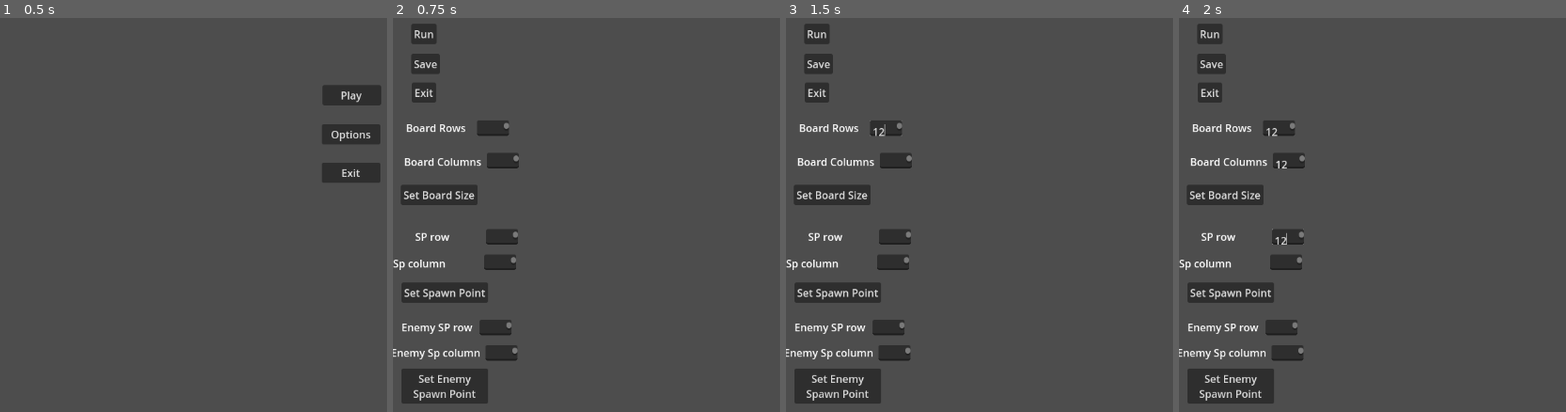
Above: before the commit, frames 1-4 (left to right).
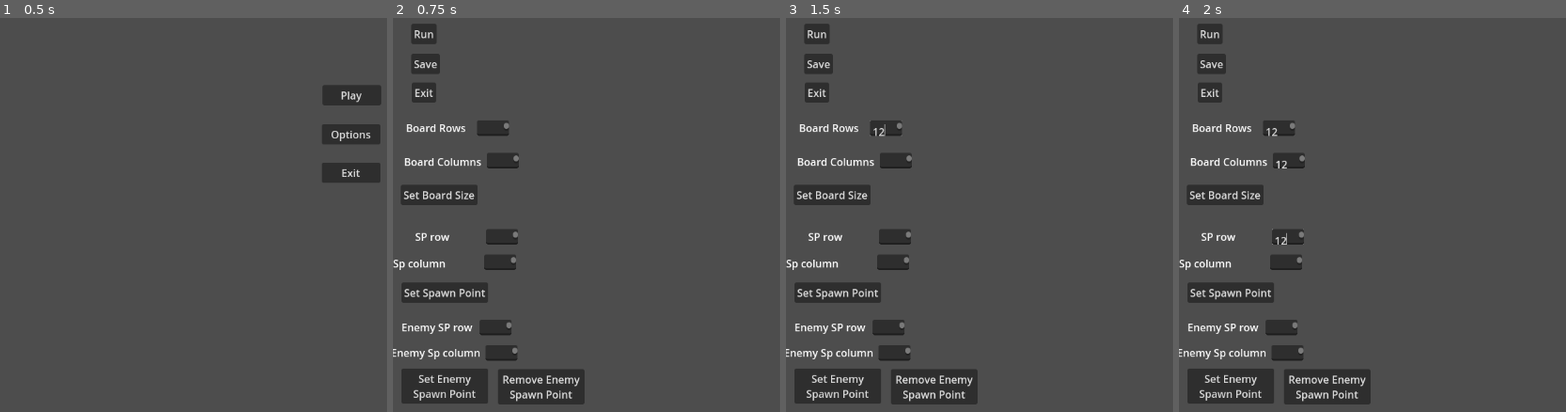
Above: after the commit, the same moments.

Repository: Killfreek/Rats
Game: Godot game, scene res://Levels/StartMenu.tscn
The game is run twice, just before and just after one commit, with the same random seed, the same clock (stepped at 60 frames per second) and the same inputs.
Inputs (mouse positions are in pixels of both pictures, inside the frame that each line leads up to):
- Up to frame 1 (0.5 s): no input
- Up to frame 2 (0.75 s): click "Play" at 0.5 s
- Up to frame 3 (1.5 s): click (886, 128) at 1.27 s; type "12" at 1.35 s
- Up to frame 4 (2 s): click (1287, 159) at 1.5 s; type "12" at 1.58 s; click (1287, 238) at 1.73 s; type "12" at 1.82 s

Frame 1 is identical in both runs. In frame 2, 1.8% of the frame differs, in the area x 27-50%, y 89-99%; in frame 3, 1.8%; in frame 4, 1.8%.

Commit message:
can now remove enemy spawn locations on level maker

Diff:
--- a/GUIScripts/LevelEditorMenu.gd
+++ b/GUIScripts/LevelEditorMenu.gd
@@ -64,4 +64,19 @@
 
 	var result = levelAssembler.setEnemySpawnPoint(rowSPPoint, columnSPPoint);
 	if 	!result[0]:
-		errorLabelNode.text = result[1]; # Replace with function body.
+		errorLabelNode.text = result[1];
+
+
+func _on_remove_enemy_spawn_point_btn_pressed():
+	var errorLabelNode = get_node("SetEnemySpawnPoints/PlaceEnemySpawnPointLbl");
+	errorLabelNode.text = "";
+
+	var rowSPPointNode = get_node("SetEnemySpawnPoints/PlaceEnemySpawnPointRowsTxt");
+	var colSPPointNode = get_node("SetEnemySpawnPoints/PlaceEnemySpawnPointColumnsTxt");
+
+	var rowSPPoint = rowSPPointNode.text.to_int() - 1;
+	var columnSPPoint = colSPPointNode.text.to_int() - 1;
+
+	var result = levelAssembler.removeEnemySpawnPoint(rowSPPoint, columnSPPoint);
+	if 	!result[0]:
+		errorLabelNode.text = result[1];
--- a/Levels/UI/LevelEditorUI.tscn
+++ b/Levels/UI/LevelEditorUI.tscn
@@ -190,9 +190,19 @@
 offset_right = 226.0
 offset_bottom = 578.0
 
+[node name="RemoveEnemySpawnPointBtn2" type="Button" parent="SetEnemySpawnPoints"]
+offset_left = 161.0
+offset_top = 539.0
+offset_right = 294.0
+offset_bottom = 593.0
+text = "Remove Enemy
+Spawn Point
+"
+
 [connection signal="pressed" from="ExitBtn" to="." method="_on_exit_btn_pressed"]
 [connection signal="pressed" from="RunBtn" to="." method="_on_run_btn_pressed"]
 [connection signal="pressed" from="SaveBtn" to="." method="_on_save_btn_pressed"]
 [connection signal="pressed" from="BoardGameDimensions/SetBoardSizeBtn" to="." method="_on_set_board_size_btn_pressed"]
 [connection signal="pressed" from="SetSpawnPoint/PlaceSpawnPointBtn" to="." method="_on_place_spawn_point_btn_pressed"]
 [connection signal="pressed" from="SetEnemySpawnPoints/PlaceEnemySpawnPointBtn" to="." method="_on_place_enemy_spawn_point_btn_pressed"]
+[connection signal="pressed" from="SetEnemySpawnPoints/RemoveEnemySpawnPointBtn2" to="." method="_on_remove_enemy_spawn_point_btn_pressed"]
--- a/Scripts/LevelAssembler.gd
+++ b/Scripts/LevelAssembler.gd
@@ -8,6 +8,7 @@
 var boardRowSize : int;
 var boardColumnSize : int;
 var enemySpawnPoints : Array[Vector2]
+var enemySpawnPointsIndicatorsDic = {}
 
 func createBoard(rows, columns):
 	tileMap.clear();
@@ -43,6 +44,19 @@
 	indicator.position = tileMap.map_to_local(Vector2(column, row));
 	indicator.visible = true;
 	tileMap.add_child(indicator);
+	enemySpawnPointsIndicatorsDic[Vector2(column, row)] = indicator;
+	return [true, ""]
+
+func removeEnemySpawnPoint(row, column):
+	if row > boardRowSize - 1 || boardRowSize == 0:
+		return [false, "row is bigger than board size"]
+
+	if column > boardColumnSize - 1 || boardColumnSize == 0:
+		return [false, "col is bigger than board size"]
+
+	enemySpawnPoints.erase(tileMap.map_to_local(Vector2(column, row)));
+	enemySpawnPointsIndicatorsDic[Vector2(column,row)].queue_free()
+	enemySpawnPointsIndicatorsDic.erase(Vector2(column,row));
 	return [true, ""]
 
 func RunLevel():
